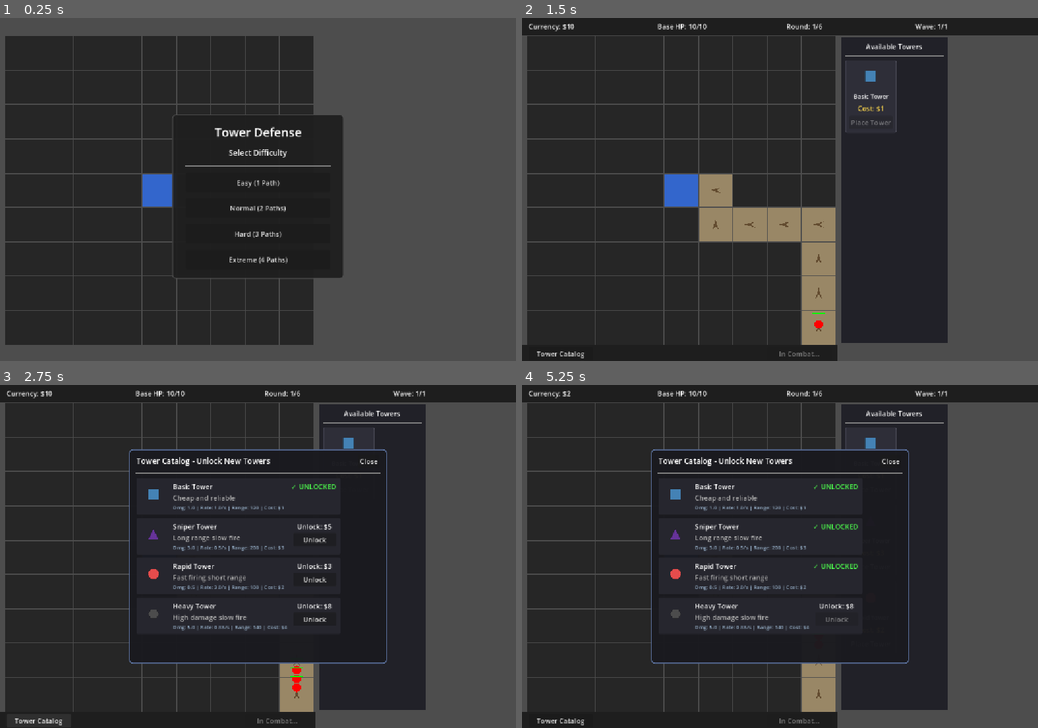
Above: before the commit, frames 1-4 (two rows, left to right).
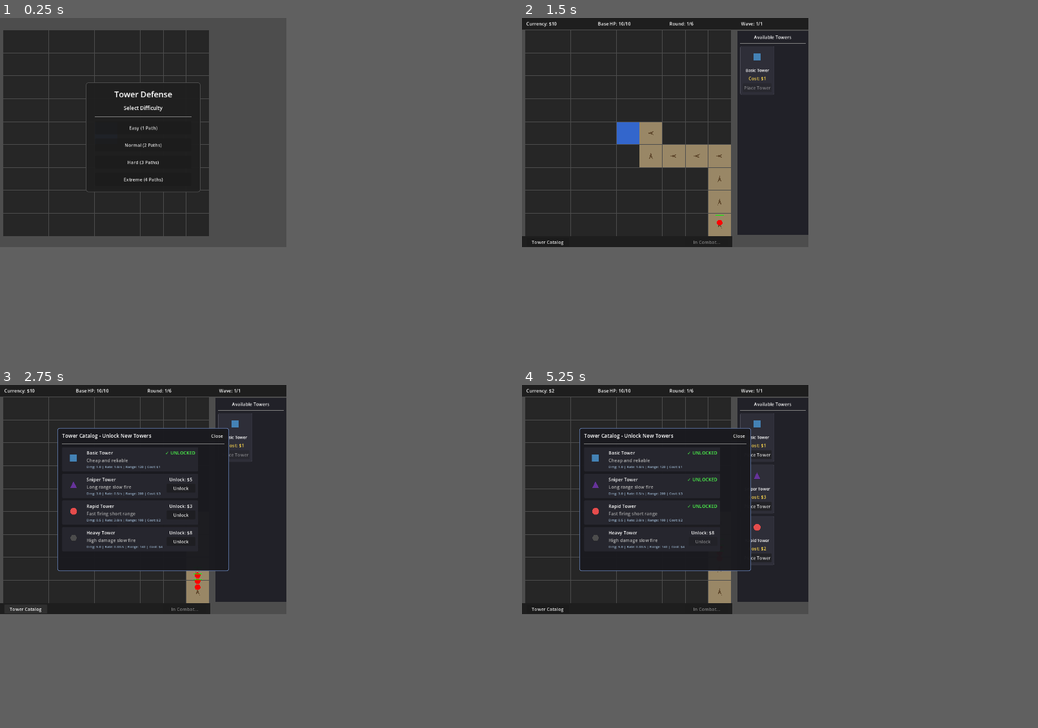
Above: after the commit, the same moments.

Repository: chaconeric-alt/Tower-Defense
Game: Godot game, scene res://scenes/main.tscn
The game is run twice, just before and just after one commit, with the same random seed, the same clock (stepped at 60 frames per second) and the same inputs.
Inputs:
- Up to frame 1 (0.25 s): no input
- Up to frame 2 (1.5 s): click "Easy (1 Path)" at 0.5 s; click "Start Wave" at 1.25 s
- Up to frame 3 (2.75 s): click "Tower Catalog" at 2 s
- Up to frame 4 (5.25 s): click "Unlock" at 2.75 s; click "Place Tower" at 3.5 s; click "Place Tower" at 4.25 s; click "Unlock" at 5 s
In our replay, the window is 800x533 before the commit and 444x356 after it. These sizes can differ from the game's own. Grey fills any space a smaller window leaves; there, only what the larger window draws over its background counts as a difference.

The runs differ from the first frame. In frame 1, 36% of the frame differs, in the area x 0-67%, y 3-96%; in frame 2, 51%, in the area x 0-100%, y 0-100%; in frame 3, 50%; in frame 4, 50%.

Commit message:
Dynamically resize window and UI layout based on grid config
The game window and all UI elements now adapt to the grid_size and
cell_size from game_config.csv (up to 20x20 max).

- game_board.gd: On startup, calculates viewport dimensions from grid
  config, resizes the window and content_scale_size, repositions the
  camera, and sets the board position dynamically.
- ui_controller.gd: Computes bottom bar width and right panel offsets
  from grid config instead of using hardcoded pixel values (735, 740,
  990). The right panel stretches to the viewport edge.

https://claude.ai/code/session_013oxrzj2Z4Yj85FfnCiQAYx

Diff:
--- a/tower_defense/tower_defense/scripts/game_board.gd
+++ b/tower_defense/tower_defense/scripts/game_board.gd
@@ -16,9 +16,38 @@
 var spawning: bool = false
 var active_enemies: int = 0
 
+const BOARD_MARGIN_LEFT: int = 10
+const TOP_BAR_HEIGHT: int = 40
+const BOTTOM_BAR_HEIGHT: int = 38
+const RIGHT_PANEL_WIDTH: int = 250
+const PANEL_GAP: int = 20
+const MAX_GRID_SIZE: int = 20
+
 func _ready():
-	actual_grid_size = ConfigManager.get_game_setting("grid_size", 9)
+	actual_grid_size = mini(ConfigManager.get_game_setting("grid_size", 9), MAX_GRID_SIZE)
 	actual_cell_size = ConfigManager.get_game_setting("cell_size", 80)
+
+	# Calculate viewport size from grid
+	var grid_px = actual_grid_size * actual_cell_size
+	var viewport_w = BOARD_MARGIN_LEFT + grid_px + PANEL_GAP + RIGHT_PANEL_WIDTH
+	var viewport_h = TOP_BAR_HEIGHT + 2 + grid_px + BOTTOM_BAR_HEIGHT
+
+	# Resize viewport and window
+	get_tree().root.content_scale_size = Vector2i(viewport_w, viewport_h)
+	DisplayServer.window_set_size(Vector2i(viewport_w, viewport_h))
+
+	# Center window on screen
+	var screen_size = DisplayServer.screen_get_size()
+	var win_pos = (screen_size - Vector2i(viewport_w, viewport_h)) / 2
+	DisplayServer.window_set_position(win_pos)
+
+	# Reposition camera to center of new viewport
+	var camera = get_node_or_null("../Camera2D")
+	if camera:
+		camera.position = Vector2(viewport_w / 2.0, viewport_h / 2.0)
+
+	# Position board below top bar
+	position = Vector2(BOARD_MARGIN_LEFT, TOP_BAR_HEIGHT + 2)
 
 	grid_container = Node2D.new()
 	grid_container.name = "GridContainer"
--- a/tower_defense/tower_defense/scripts/ui_controller.gd
+++ b/tower_defense/tower_defense/scripts/ui_controller.gd
@@ -34,8 +34,26 @@
 # HUD container
 var hud_container: Control = null
 
+# Layout values computed from grid config
+var grid_px: int = 720
+var board_x: int = 10
+var viewport_w: int = 1000
+var viewport_h: int = 800
+
 func _ready():
 	await get_tree().process_frame
+
+	# Compute layout from grid config (must match game_board.gd constants)
+	var grid_size = mini(ConfigManager.get_game_setting("grid_size", 9), 20)
+	var cell_size = ConfigManager.get_game_setting("cell_size", 80)
+	grid_px = grid_size * cell_size
+	board_x = 10
+	var top_bar_h = 40
+	var bottom_bar_h = 38
+	var panel_gap = 20
+	var right_panel_w = 250
+	viewport_w = board_x + grid_px + panel_gap + right_panel_w
+	viewport_h = top_bar_h + 2 + grid_px + bottom_bar_h
 
 	build_difficulty_screen()
 	build_hud()
@@ -171,14 +189,15 @@
 	var bot_style = StyleBoxFlat.new()
 	bot_style.bg_color = Color(0.1, 0.1, 0.1, 0.9)
 	bottom_bar.add_theme_stylebox_override("panel", bot_style)
+	var bottom_bar_w = board_x + grid_px + 5
 	bottom_bar.anchor_top = 1.0
 	bottom_bar.anchor_bottom = 1.0
 	bottom_bar.anchor_left = 0.0
 	bottom_bar.anchor_right = 0.0
 	bottom_bar.offset_top = -38
 	bottom_bar.offset_bottom = 0
-	bottom_bar.offset_right = 735
-	bottom_bar.custom_minimum_size = Vector2(735, 38)
+	bottom_bar.offset_right = bottom_bar_w
+	bottom_bar.custom_minimum_size = Vector2(bottom_bar_w, 38)
 
 	var bot_margin = MarginContainer.new()
 	bot_margin.add_theme_constant_override("margin_left", 15)
@@ -221,12 +240,13 @@
 	style.border_width_left = 2
 	right_panel.add_theme_stylebox_override("panel", style)
 
+	var panel_left = board_x + grid_px + 20
 	right_panel.anchor_left = 0.0
 	right_panel.anchor_right = 0.0
 	right_panel.anchor_top = 0.0
 	right_panel.anchor_bottom = 1.0
-	right_panel.offset_left = 740
-	right_panel.offset_right = 990
+	right_panel.offset_left = panel_left
+	right_panel.offset_right = viewport_w
 	right_panel.offset_top = 45
 	right_panel.offset_bottom = -43
 
